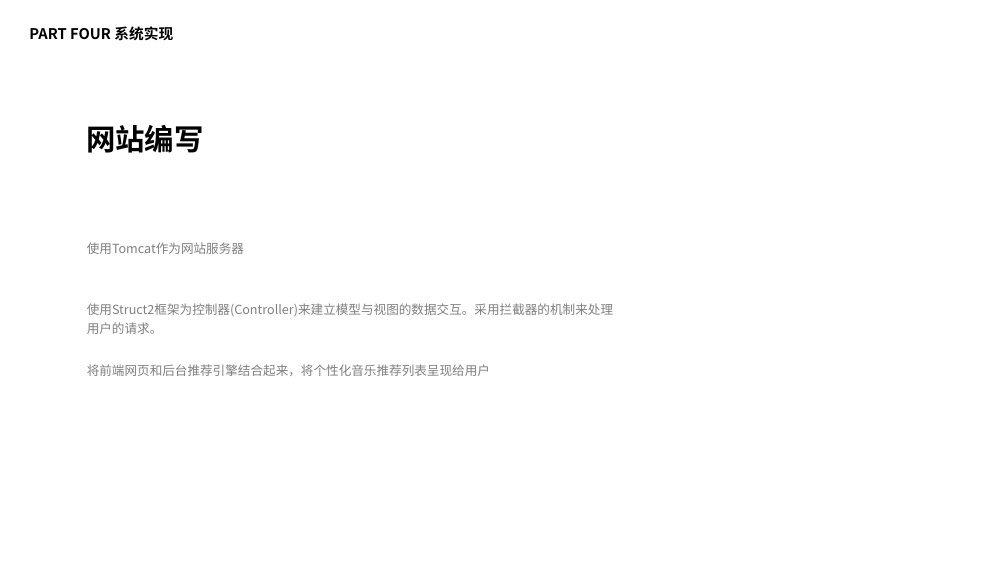
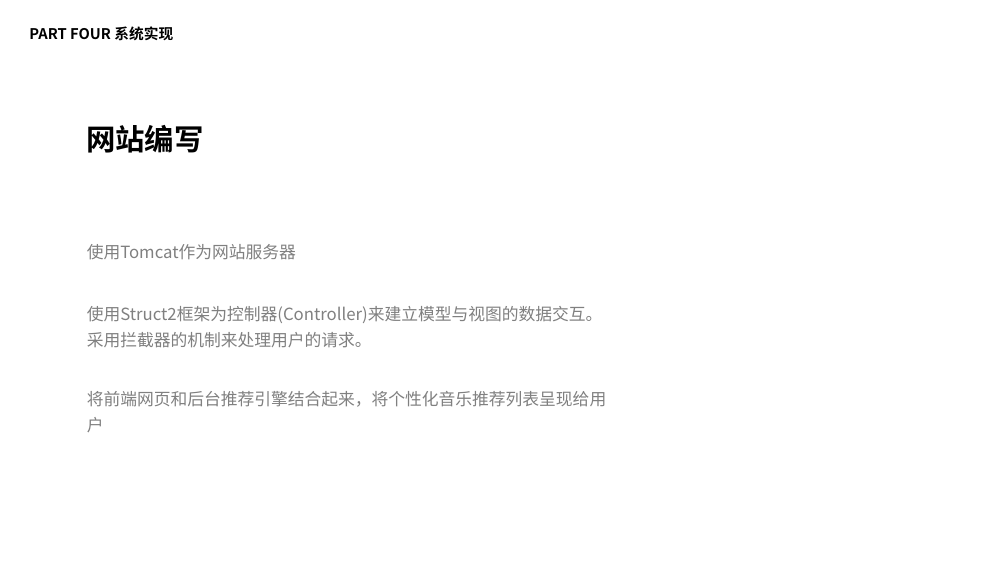
Before and after one commit to cutoutsy/recomendation-system, a slide deck: slide 19 of 毕设答辩.pptx. Drawn at 1008x567 pixels with LibreOffice and Linux fonts; fonts in the diff are those of the drawing; background and template pictures are left out. Boxes give left, top, right and bottom in pixels: in the first picture for what was removed or moved away, otherwise in the second. Text is boxed around its words. In the diff, an @@ line names an element or a change of style, - is before the commit and + after.

```diff
--- a/毕设答辩.pptx
+++ b/毕设答辩.pptx
@@ size 12 to 16 pt in 3 elements at [87,244,296,260], [87,306,603,348], [87,391,607,432] @@
@@ text "将前端网页和后台推荐引擎结合起来，将个性化音乐推荐列表呈现给用户": place and size @@
-text "将前端网页和后台推荐引擎结合起来，将个性化音乐推荐列表呈现给用户" at [87,364,490,376]
+text "将前端网页和后台推荐引擎结合起来，将个性化音乐推荐列表呈现给用户" at [87,391,607,432]
```
Also in this commit, not shown: 7 other slides changed, 2 other files.
